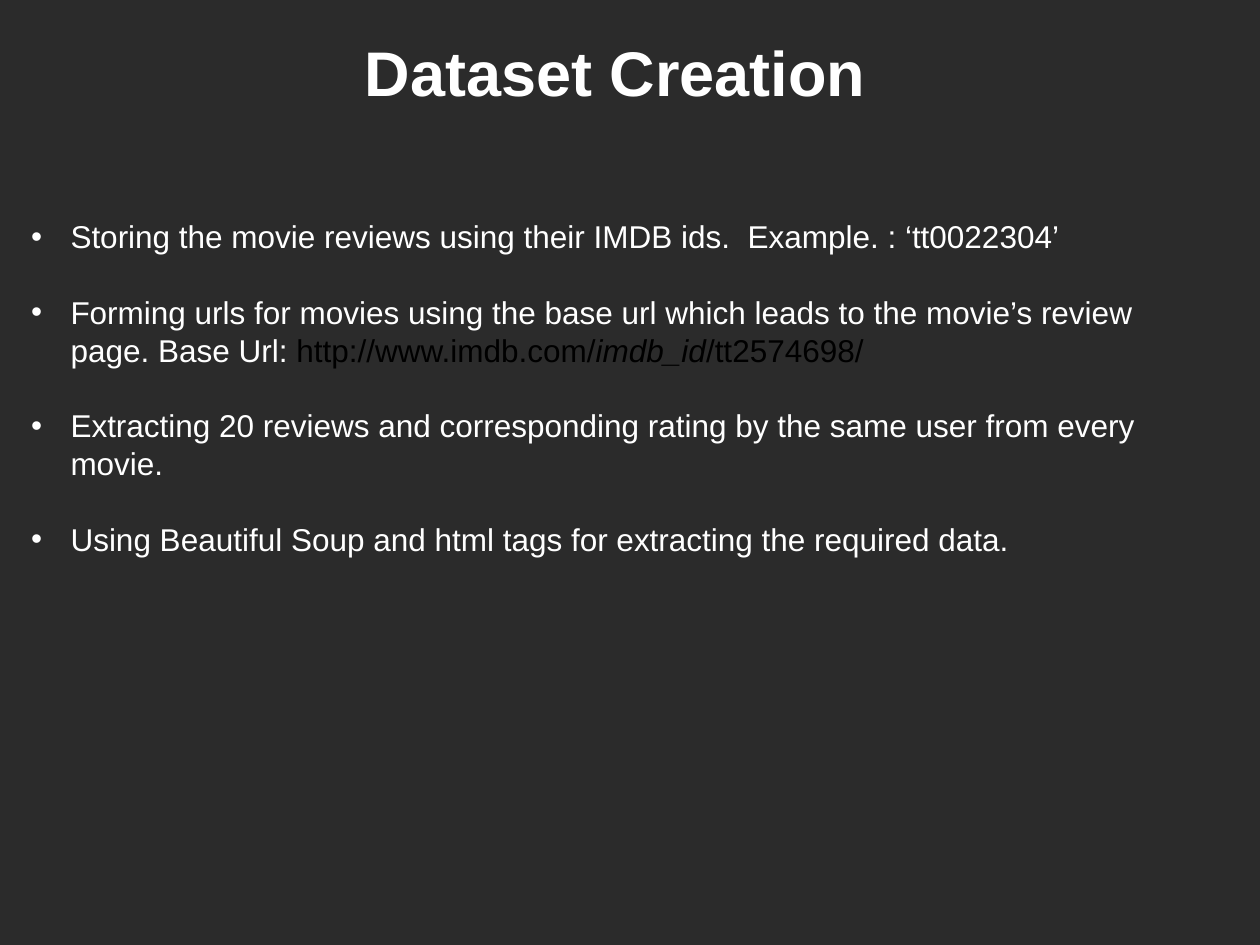
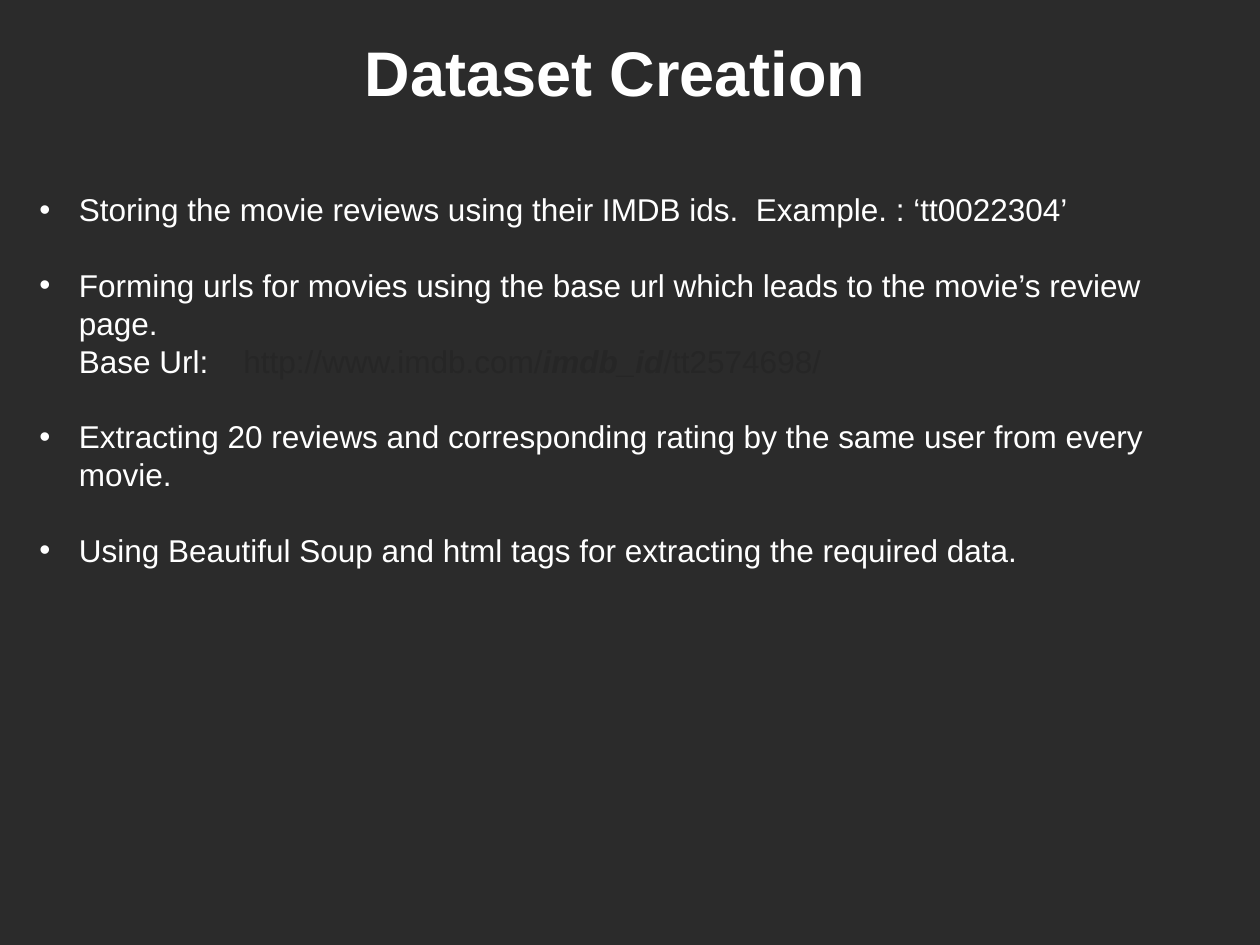
Before and after one commit to CS5100-Project-NEU/Popcorn-IMDB-reviews-Sentiment-Analysis-and-Emotion-Classification, a slide deck: slide 7 of Final Presentation.ppt. Drawn at 1260x945 pixels with LibreOffice and Linux fonts; fonts in the diff are those of the drawing; background and template pictures are left out; a plain dark background stands for a picture behind light text. Boxes give left, top, right and bottom in pixels: in the first picture for what was removed or moved away, otherwise in the second. Text is boxed around its words. In the diff, an @@ line names an element or a change of style, - is before the commit and + after.

```diff
--- a/Final Presentation.ppt
+++ b/Final Presentation.ppt
@@ text "Storing the movie reviews using ...": place and size @@
-text "Storing the movie reviews using ..." at box(71, 225, 1134, 557)
+text "Storing the movie reviews using ..." at box(79, 198, 1143, 568)
@@ text at box(79, 274, 1140, 374): text changed @@
-• Forming urls for movies using the base url which leads to the movie’s review page. Base Url: http://www.imdb.com/imdb_id/tt2574698/
+• Forming urls for movies using the base url which leads to the movie’s review page.
+Base Url: http://www.imdb.com/imdb_id/tt2574698/
```
Also in this commit, not shown: 3 other slides changed, 4 slides added.
